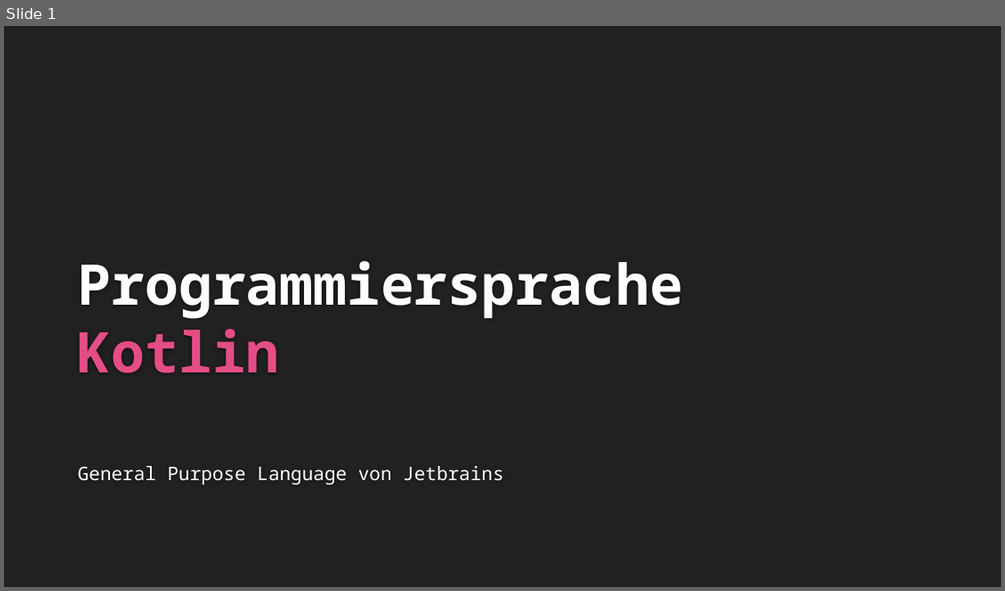
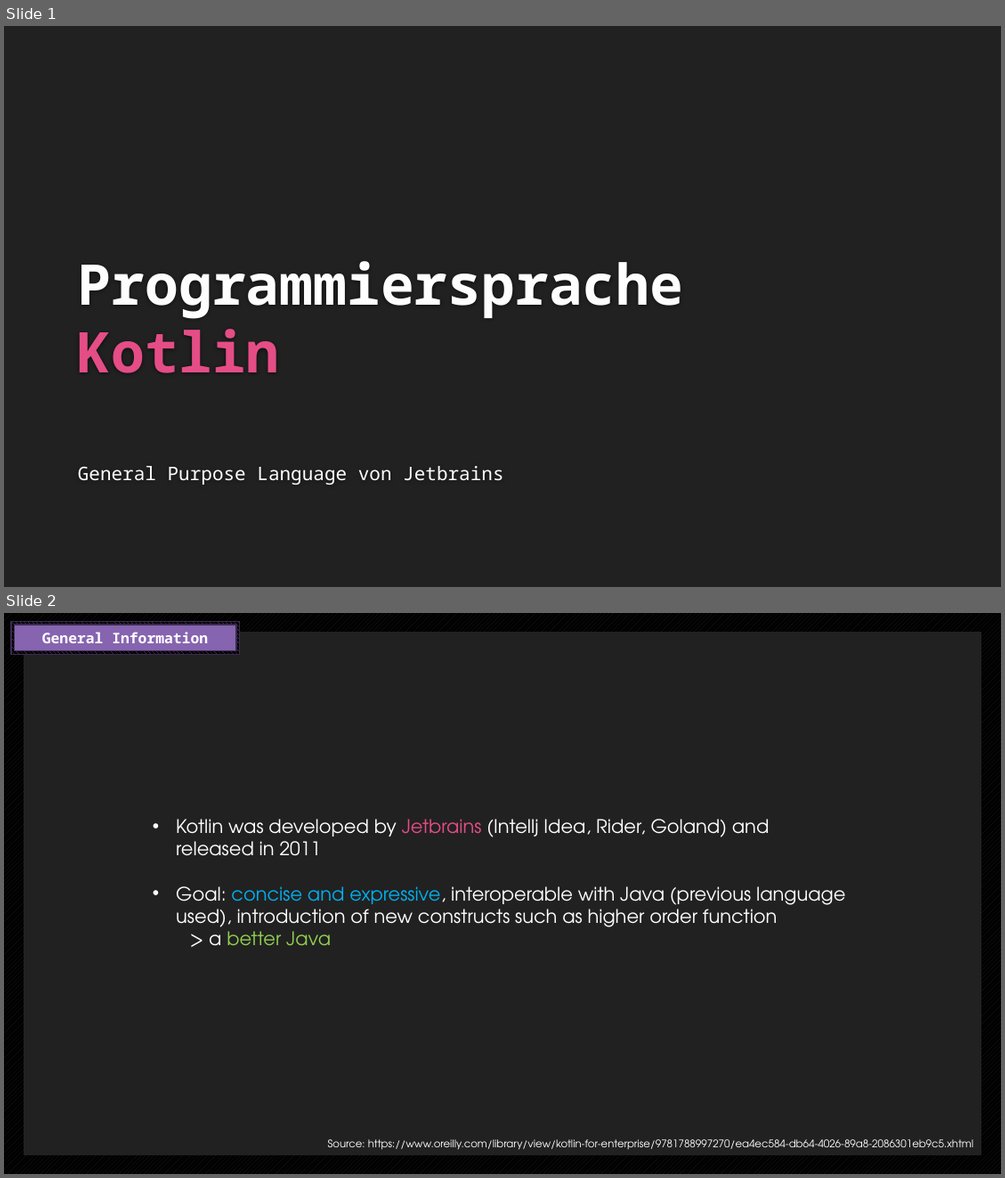
Before and after one commit to endorivium/informational-mastery, a slide deck: KP/Blitzlicht_Kotlin.pptx. Shown one above the other, each under a label of ours: slide 1 before the commit, slides 1 and 2 after it. The pictures are 1005x591 and 1005x1178 pixels, drawn with LibreOffice and Linux fonts; fonts in the diff are those of the drawing; background and template pictures are left out. Boxes give left, top, right and bottom in pixels: in the first picture for what was removed or moved away, otherwise in the second. Text is boxed around its words. In the diff, an @@ line names an element or a change of style, - is before the commit and + after.

```diff
--- a/KP/Blitzlicht_Kotlin.pptx
+++ b/KP/Blitzlicht_Kotlin.pptx
@@ slide 2 added at box(4, 613, 1001, 1174), background pattern #212121 on #000000 @@
@@ rectangle added at box(11, 621, 240, 655), fill pattern #8664B0 on #000000, outline #3B2C4D 1.25 pt @@
@@ rectangle added at box(15, 625, 236, 650), fill #8664B0, outline #3B2C4D 1.25 pt, 14 pt, text #FFFFFF, bold @@
+General Information
@@ rectangle added at box(24, 633, 980, 1155), fill #212121, outline #212121 1.25 pt @@
@@ text added at box(176, 819, 845, 946), 18 pt, text #FFFFFF @@
+• Kotlin was developed by Jetbrains (Intellj Idea, Rider, Goland) and released in 2011
+• Goal: concise and expressive, interoperable with Java (previous language used), introduction of new constructs such as higher order function
+> a better Java
@@ text added at box(328, 1139, 973, 1149), 10 pt, text #FFFFFF @@
+Source: https://www.oreilly.com/library/view/kotlin-for-enterprise/9781788997270/ea4ec584-db64-4026-89a8-2086301eb9c5.xhtml
```
Also in this commit, not shown: 5 slides changed.
